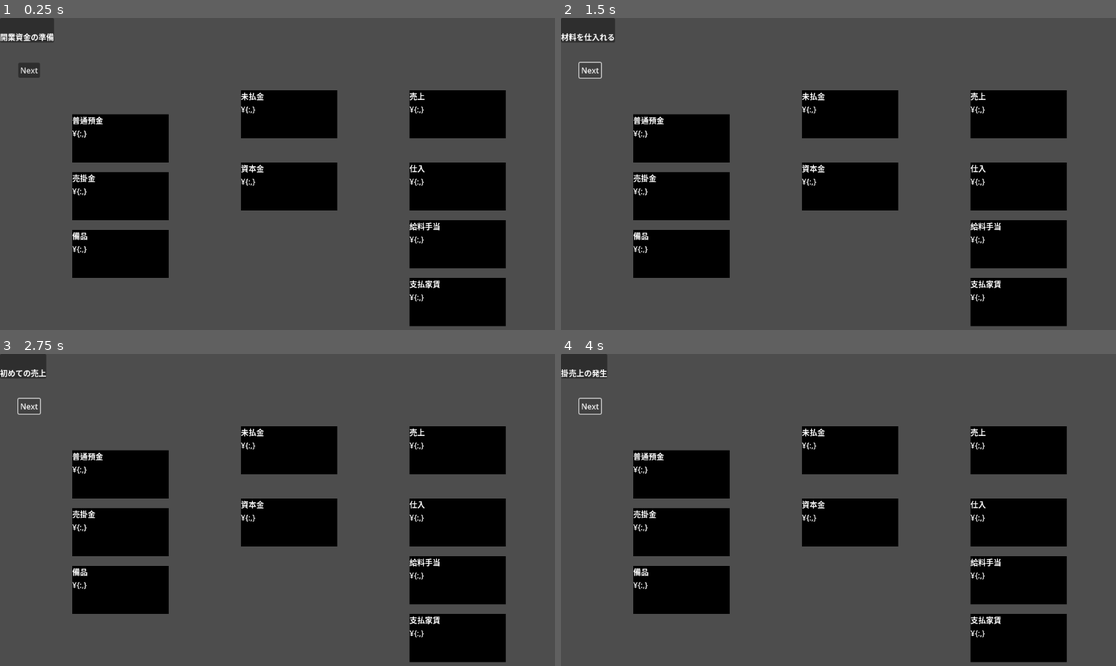
Above: before the commit, frames 1-4 (two rows, left to right).
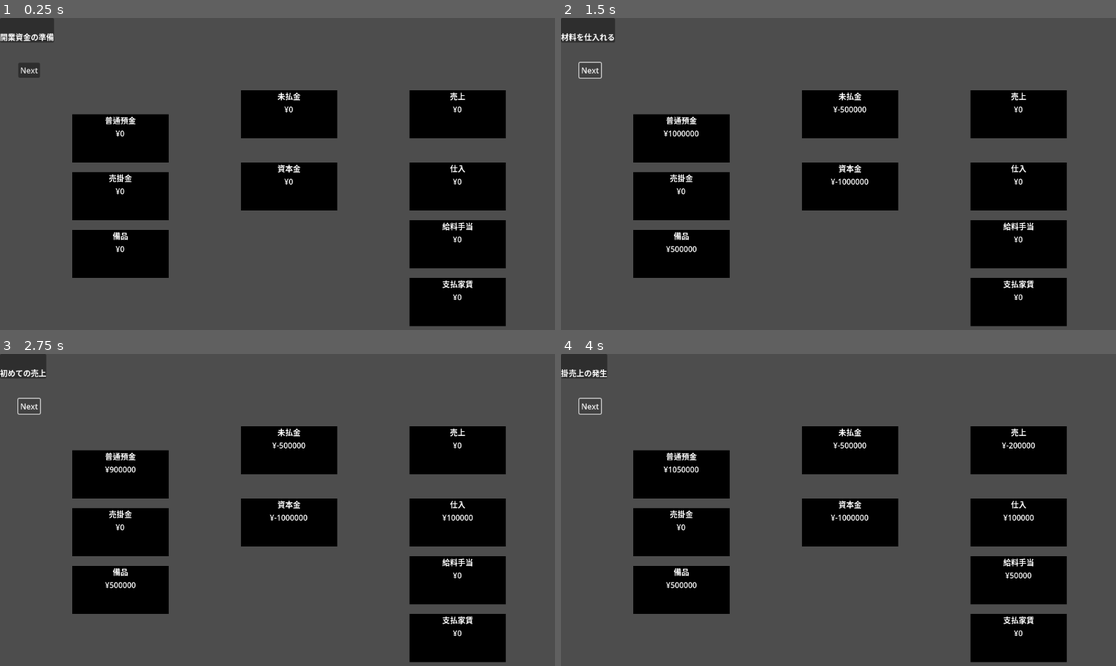
Above: after the commit, the same moments.

Repository: mjXmsdgh/BokiNodes
Game: Godot game, scene res://scenes/main.tscn
The game is run twice, just before and just after one commit, with the same random seed, the same clock (stepped at 60 frames per second) and the same inputs. The project has no main scene, so this scene is started directly.
Inputs:
- Up to frame 1 (0.25 s): no input
- Up to frame 2 (1.5 s): click "Next" at 0.5 s; click "Next" at 1.25 s
- Up to frame 3 (2.75 s): click "Next" at 2 s
- Up to frame 4 (4 s): tap Enter at 2.75 s; tap Space at 3.5 s

The runs differ from the first frame. In frame 1, 1.8% of the frame differs, in the area x 13-86%, y 23-91%; in frame 2, 2.0%; in frame 3, 2.1%; in frame 4, 2.2%.

Commit message:
Refactor account model and add debug logging
Renamed Account.display_name to name and changed balance type from float to int for consistency. Updated related functions and initializers to use int for amounts. Added debug print statements throughout main.gd and boki_node.gd to trace node setup, signal connections, transaction execution, and account updates for easier debugging and visibility into runtime behavior. Improved balance label formatting for reliability.

Diff:
--- a/bokinode/models/account.gd
+++ b/bokinode/models/account.gd
@@ -12,12 +12,12 @@
 }
 
 @export var id: StringName
-@export var display_name: String
+@export var name: String
 @export var account_type: Type
-@export var balance: float = 0.0
+@export var balance: int = 0
 
-func increase(amount: float):
+func increase(amount: int):
 	balance += amount
 
-func decrease(amount: float):
+func decrease(amount: int):
 	balance -= amount
--- a/bokinode/models/ledger.gd
+++ b/bokinode/models/ledger.gd
@@ -49,10 +49,10 @@
 # --- 初期化処理 ---
 
 # 勘定科目を生成し、辞書に登録するヘルパー関数
-func _create_account(id: StringName, display_name: String, type: Account.Type, initial_balance: float = 0.0):
+func _create_account(id: StringName, name: String, type: Account.Type, initial_balance: int = 0):
 	var account = AccountResource.new()
 	account.id = id
-	account.display_name = display_name
+	account.name = name
 	account.account_type = type
 	account.balance = initial_balance
 	accounts[id] = account
@@ -80,7 +80,7 @@
 
 
 # 取引を生成し、リストに追加するヘルパー関数
-func _create_transaction(desc: String, amount: float, from_id: StringName, to_id: StringName):
+func _create_transaction(desc: String, amount: int, from_id: StringName, to_id: StringName):
 	var tx = TransactionResource.new()
 	tx.description = desc
 	tx.amount = amount
--- a/bokinode/scenes/BokiNode.tscn
+++ b/bokinode/scenes/BokiNode.tscn
@@ -36,10 +36,12 @@
 [node name="AccountNameLabel" type="Label" parent="MarginContainer/VBoxContainer"]
 layout_mode = 2
 text = "普通預金"
+horizontal_alignment = 1
 
 [node name="BalanceLabel" type="Label" parent="MarginContainer/VBoxContainer"]
 layout_mode = 2
 text = "100"
+horizontal_alignment = 1
 
 [node name="InteractionArea" type="Area2D" parent="."]
 
--- a/bokinode/scenes/boki_node.gd
+++ b/bokinode/scenes/boki_node.gd
@@ -18,12 +18,15 @@
 	self.account_data = data
 
 	# 受け取ったデータを使って、見た目を更新する
-	account_name_label.text = account_data.display_name
+	account_name_label.text = account_data.name
 	update_balance()
 
 
 # 残高表示を更新する関数
 func update_balance():
 	# 数字を3桁区切りの通貨形式（例: ¥1,000,000）にフォーマットして表示します。
-	# これにより、大きな数字でも格段に見やすくなります。
-	balance_label.text = "¥{:,}".format({"_": int(account_data.balance)})
+	# Godot 4では、数値をフォーマットする際は配列 `[]` で渡すのが標準的です。
+	if account_data:
+		print("  - [BokiNode] Updating balance for '", account_data.name, "' to: ", account_data.balance)
+		# format関数が期待通りに動作しない環境を考慮し、より確実な文字列結合に切り替える
+		balance_label.text = "¥" + str(account_data.balance)
--- a/bokinode/scenes/main.gd
+++ b/bokinode/scenes/main.gd
@@ -18,6 +18,7 @@
 
 
 func _ready():
+	print("--- [Main] _ready: 処理開始 ---")
 	# 1. BokiNodeを画面上に生成・配置する
 	_setup_nodes()
 	# 2. ボタンやLedgerからのシグナルを接続する
@@ -28,7 +29,7 @@
 
 # Ledgerに登録されている勘定科目の数だけ、BokiNodeを生成・配置する
 func _setup_nodes():
-	var all_accounts = Ledger.accounts.values()
+	print("--- [Main] _setup_nodes: ノードのセットアップを開始 ---")
 
 	# 勘定科目の種類ごとにノードを整理するための辞書
 	var categorized_nodes: Dictionary = {
@@ -39,11 +40,15 @@
 		Account.Type.EXPENSE: [],
 	}
 
-	for account_data in all_accounts:
+	# Ledger.accounts辞書の値（Accountリソース）を一つずつ取り出す
+	for account_data in Ledger.accounts.values():
 		var node_instance = BokiNodeScene.instantiate()
 		boki_node_container.add_child(node_instance)
+		# Accountリソースが持つ `id` をキーとして、ノードのインスタンスを辞書に登録
 		boki_nodes[account_data.id] = node_instance
+		print("  - Setting up node for: '", account_data.name, "' with ID: '", account_data.id, "'")
 		node_instance.setup(account_data)
+
 		categorized_nodes[account_data.account_type].append(node_instance)
 
 	# 簿記のレイアウトに合わせて配置（左側に資産、右側にその他）
@@ -52,6 +57,7 @@
 	_layout_nodes(categorized_nodes[Account.Type.EQUITY], Vector2(500, 300))
 	_layout_nodes(categorized_nodes[Account.Type.REVENUE], Vector2(850, 150))
 	_layout_nodes(categorized_nodes[Account.Type.EXPENSE], Vector2(850, 300))
+	print("--- [Main] _setup_nodes: ノードのセットアップ完了 ---")
 
 func _layout_nodes(nodes: Array, start_pos: Vector2):
 	for i in range(nodes.size()):
@@ -59,29 +65,50 @@
 
 # 各種シグナルを対応する関数に接続する
 func _connect_signals():
+	print("--- [Main] _connect_signals: シグナル接続を開始 ---")
 	next_button.pressed.connect(_on_next_button_pressed)
 	Ledger.account_updated.connect(_on_account_updated)
+	print("--- [Main] _connect_signals: シグナル接続完了 ---")
 
 
 # 次の取引の準備をする
 func _prepare_next_step():
+	print("--- [Main] _prepare_next_step: 次の取引を準備 ---")
 	current_transaction = Ledger.get_next_transaction()
 	if current_transaction:
+		print("  - 次の取引: ", current_transaction.description)
 		description_label.text = current_transaction.description
 		next_button.disabled = false
 	else:
+		print("  - 全ての取引が完了しました。")
 		description_label.text = "チュートリアル完了！"
 		next_button.disabled = true
 
 
 # 「次の取引へ」ボタンが押されたときに呼ばれる
 func _on_next_button_pressed():
-	Ledger.execute_transaction(current_transaction)
+	# 保持している現在の取引データを一時的な変数に保存
+	print("\n--- [Main] Nextボタンが押されました ---")
+	var transaction_to_execute = current_transaction
+	print("  - 実行する取引: ", transaction_to_execute.description if transaction_to_execute else "なし")
+	# UIを次のステップの表示に更新する
 	_prepare_next_step()
+	# UI更新前に保持していた取引を実行する
+	if transaction_to_execute:
+		Ledger.execute_transaction(transaction_to_execute)
 
 
 # Ledger側で勘定科目の残高が更新されたときに呼ばれる
 func _on_account_updated(updated_account: Account):
+	print("--- [Main] _on_account_updated: シグナル受信 ---")
+	print("  - 更新された勘定科目: ", updated_account.name, " | 新しい残高: ", updated_account.balance)
+	# updated_accountにidプロパティが存在するかチェック
+	if not updated_account or str(updated_account.id).is_empty():
+		print("  - [エラー] 更新されたAccountリソースに有効なIDがありません。")
+		return
 	var node_to_update = boki_nodes.get(updated_account.id)
 	if node_to_update:
+		print("  - 対応するノードを発見。表示を更新します。")
 		node_to_update.update_balance()
+	else:
+		print("  - [エラー] boki_nodes辞書にキーが見つかりませんでした: ", updated_account.id)
